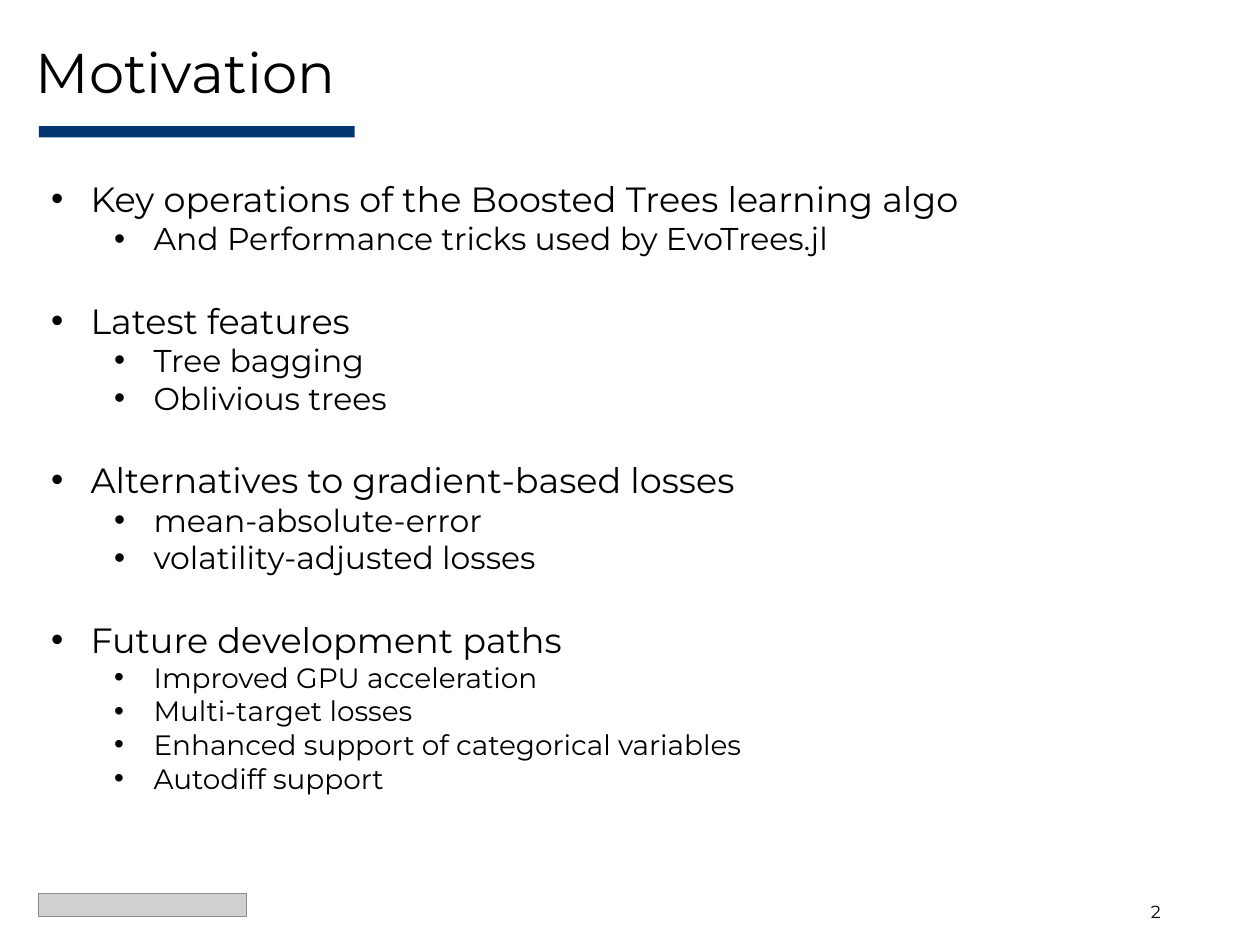
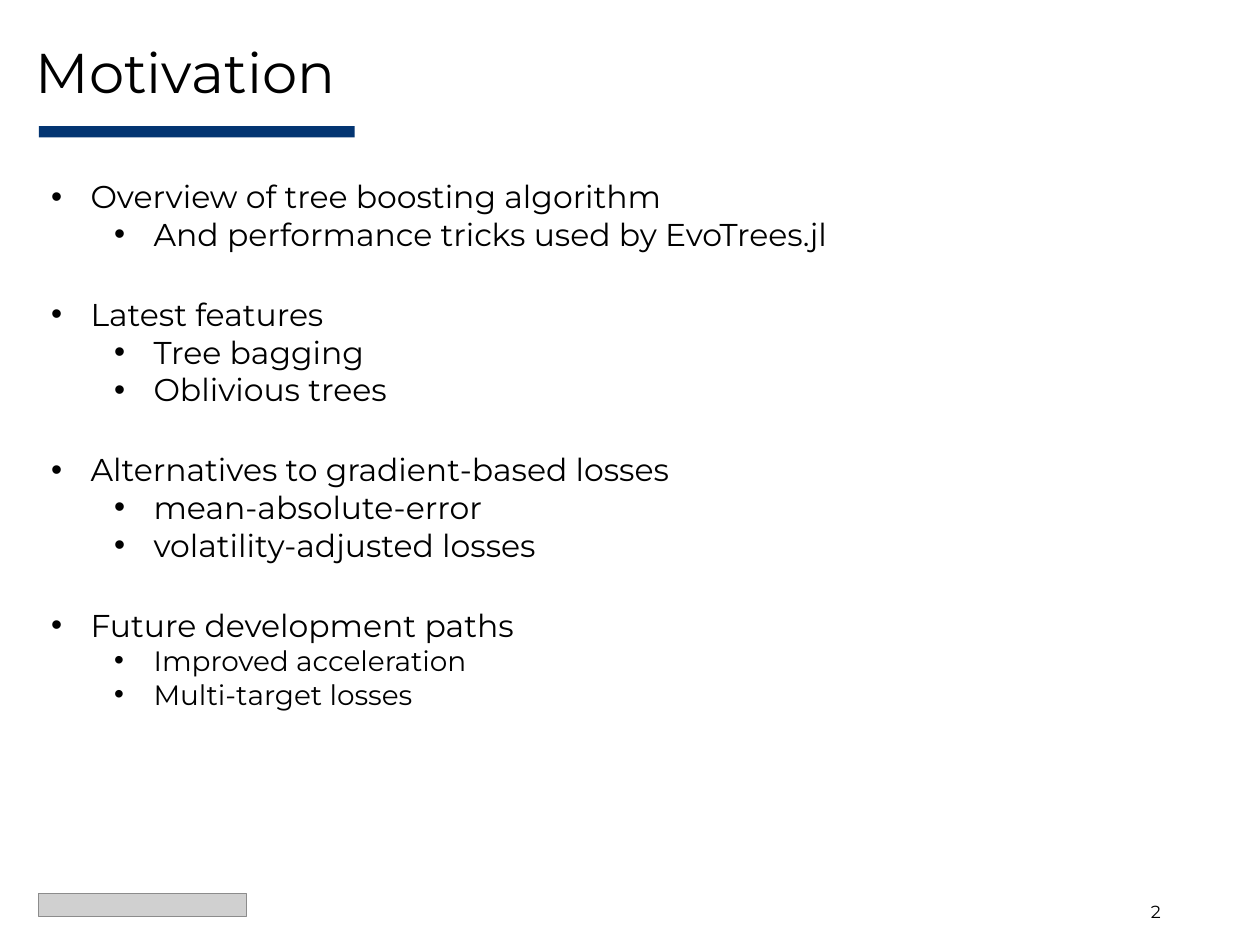
Before and after one commit to Evovest/EvoTrees.jl, a slide deck: slide 2 of docs/juliacon/EvoTrees-JuliaCon2025.pptx. Drawn at 1260x945 pixels with LibreOffice and Linux fonts; fonts in the diff are those of the drawing; grey boxes stand for pictures. Boxes give left, top, right and bottom in pixels: in the first picture for what was removed or moved away, otherwise in the second. Text is boxed around its words. In the diff, an @@ line names an element or a change of style, - is before the commit and + after.

```diff
--- a/docs/juliacon/EvoTrees-JuliaCon2025.pptx
+++ b/docs/juliacon/EvoTrees-JuliaCon2025.pptx
@@ text at (91,184,827,253): text changed; size 20 to 18 pt @@
-• Key operations of the Boosted Trees learning algo
-  • And Performance tricks used by EvoTrees.jl
+• Overview of tree boosting algorithm
+  • And performance tricks used by EvoTrees.jl
@@ text at (91,302,669,643): size 20 to 18 pt in "Latest features", "Alternatives to gradient-based losses", "Future development paths" @@
@@ text at (154,650,466,677): text changed @@
-  • Improved GPU acceleration
+  • Improved acceleration
@@ text at (154,734,741,795): paragraphs removed @@
-  • Enhanced support of categorical variables
-  • Autodiff support
```
Also in this commit, not shown: 2 other slides changed, 2 slides added, 1 other file.
